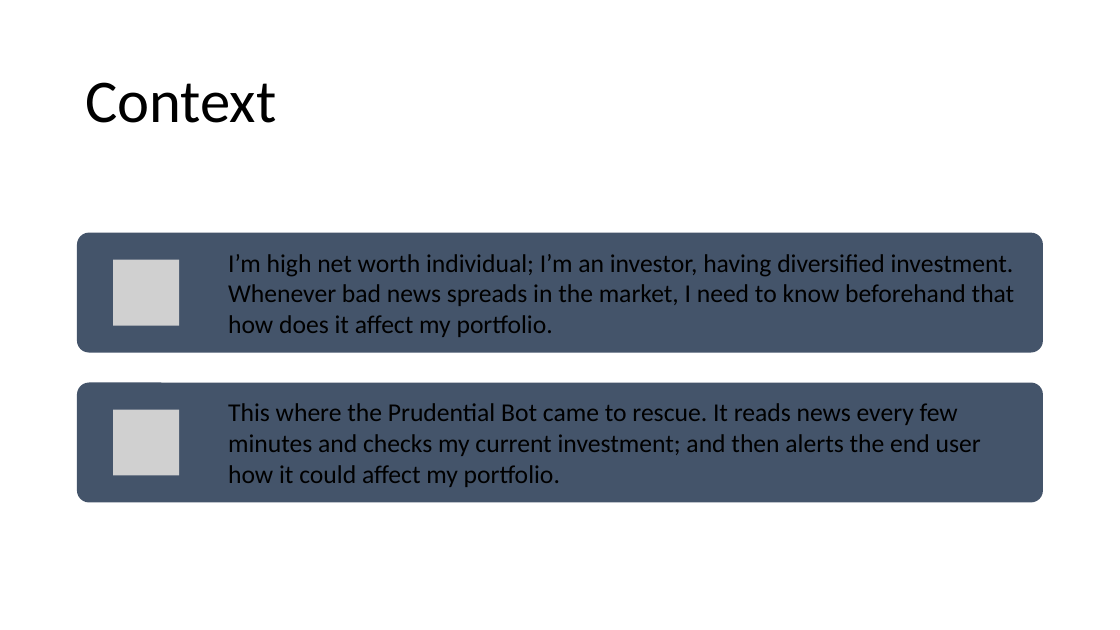
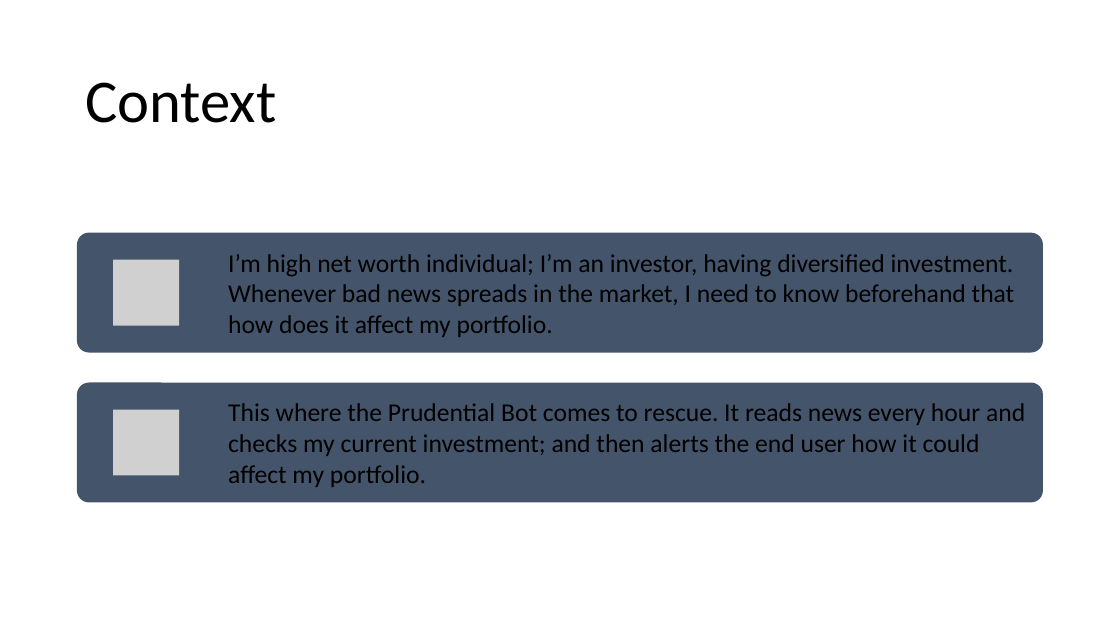
Before and after one commit to Pandiarajan/PrudentialBot, a slide deck: slide 2 of Prudential Bot.pptx. Drawn at 1120x630 pixels with LibreOffice and Linux fonts; fonts in the diff are those of the drawing; grey boxes stand for pictures. Boxes give left, top, right and bottom in pixels: in the first picture for what was removed or moved away, otherwise in the second. Text is boxed around its words. In the diff, an @@ line names an element or a change of style, - is before the commit and + after.

Commit message:
Final Draft of pptx

```diff
--- a/Prudential Bot.pptx
+++ b/Prudential Bot.pptx
@@ text at (228, 403, 1025, 487): text changed @@
-This where the Prudential Bot came to rescue. It reads news every few minutes and checks my current investment; and then alerts the end user how it could affect my portfolio.
+This where the Prudential Bot comes to rescue. It reads news every hour and checks my current investment; and then alerts the end user how it could affect my portfolio.
```
